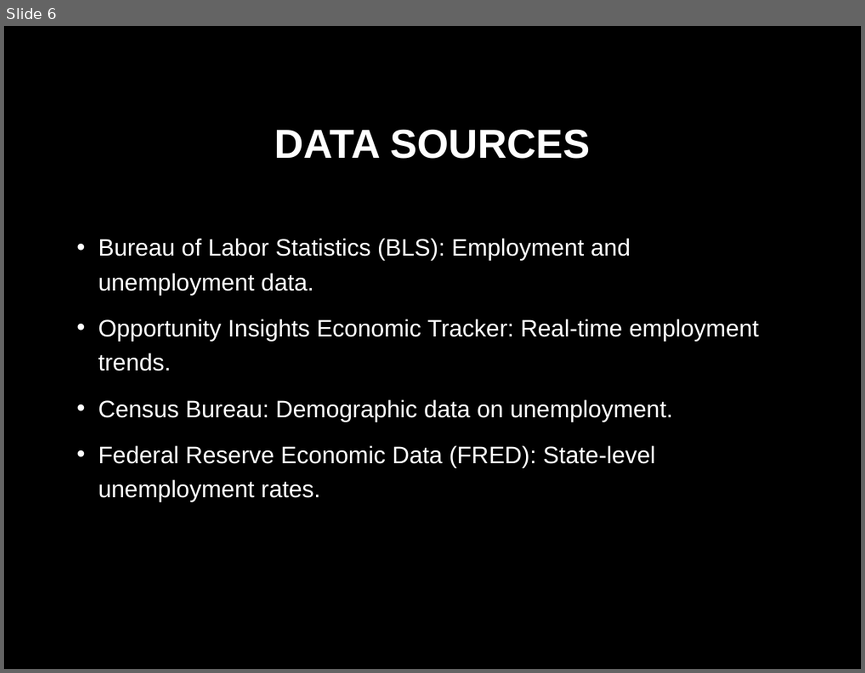
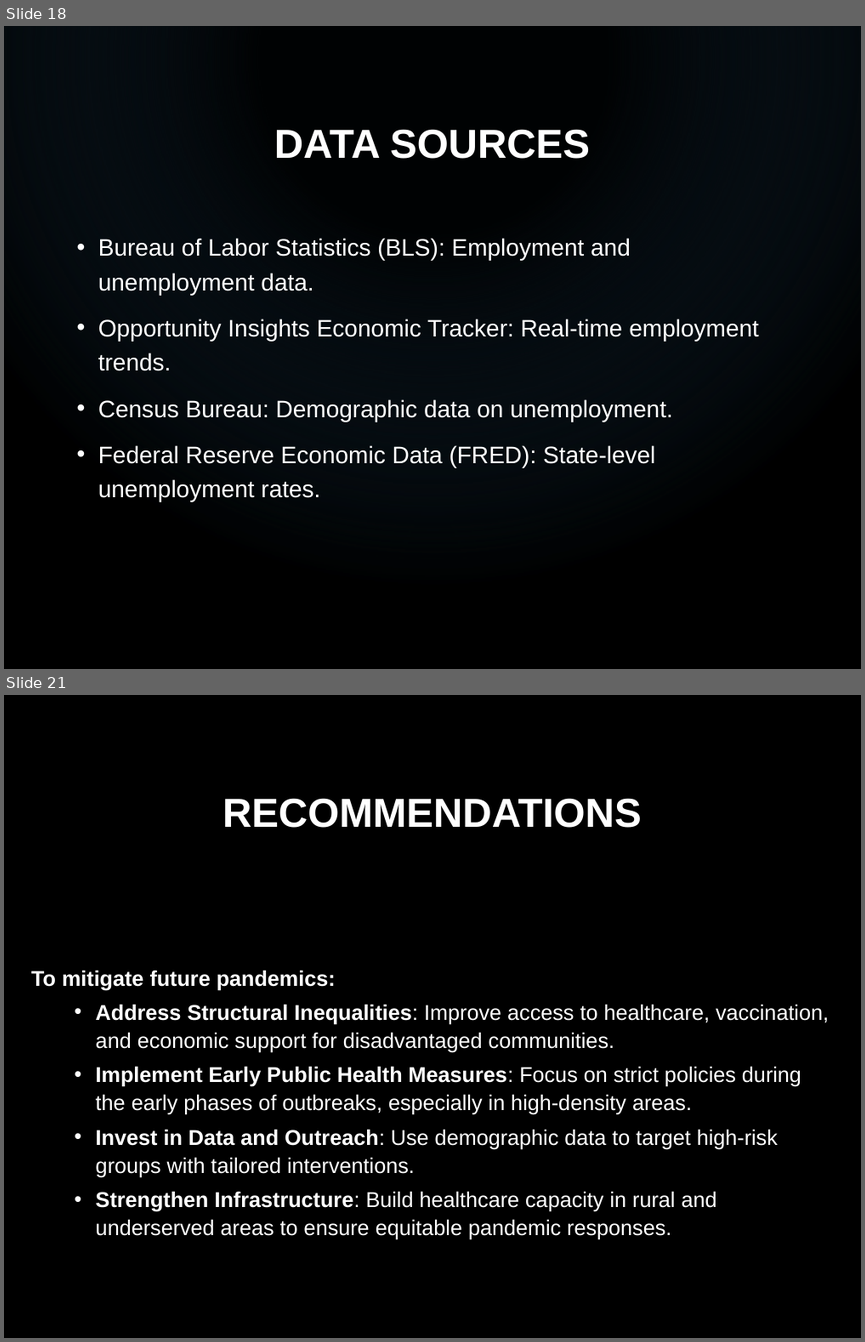
Before and after one commit to ryancmedina/project-one, a slide deck: Infection_Trends_COVID19_Presentation.pptx. Shown one above the other, each under a label of ours: slide 6 before the commit, slides 18 and 21 after it; the slides between them are not shown. The pictures are 865x673 and 865x1342 pixels, drawn with LibreOffice and Linux fonts; fonts in the diff are those of the drawing; background and template pictures are left out. Boxes give left, top, right and bottom in pixels: in the first picture for what was removed or moved away, otherwise in the second. Text is boxed around its words. In the diff, an @@ line names an element or a change of style, - is before the commit and + after.

```diff
--- a/Infection_Trends_COVID19_Presentation.pptx
+++ b/Infection_Trends_COVID19_Presentation.pptx
@@ slide 21 added at (4,695,861,1338), background picture (left out) @@
@@ text added at (222,798,642,828), 34 pt, text #FFFFFF, bold @@
+RECOMMENDATIONS
@@ text added at (31,970,828,1240), 18 pt, text #FFFFFF @@
+To mitigate future pandemics:
+  • Address Structural Inequalities: Improve access to healthcare, vaccination, and economic support for disadvantaged communities.
+  • Implement Early Public Health Measures: Focus on strict policies during the early phases of outbreaks, especially in high-density areas.
+  • Invest in Data and Outreach: Use demographic data to target high-risk groups with tailored interventions.
+  • Strengthen Infrastructure: Build healthcare capacity in rural and underserved areas to ensure equitable pandemic responses.
@@ what was slide 6 is now slide 18 @@
@@ slide 18 changed as well @@
@@ rectangle added at (4,26,861,669), fill gradient #1F445F to #000000 @@
```
Also in this commit, not shown: 4 other slides changed, 15 other slides added, 2 slides removed.
